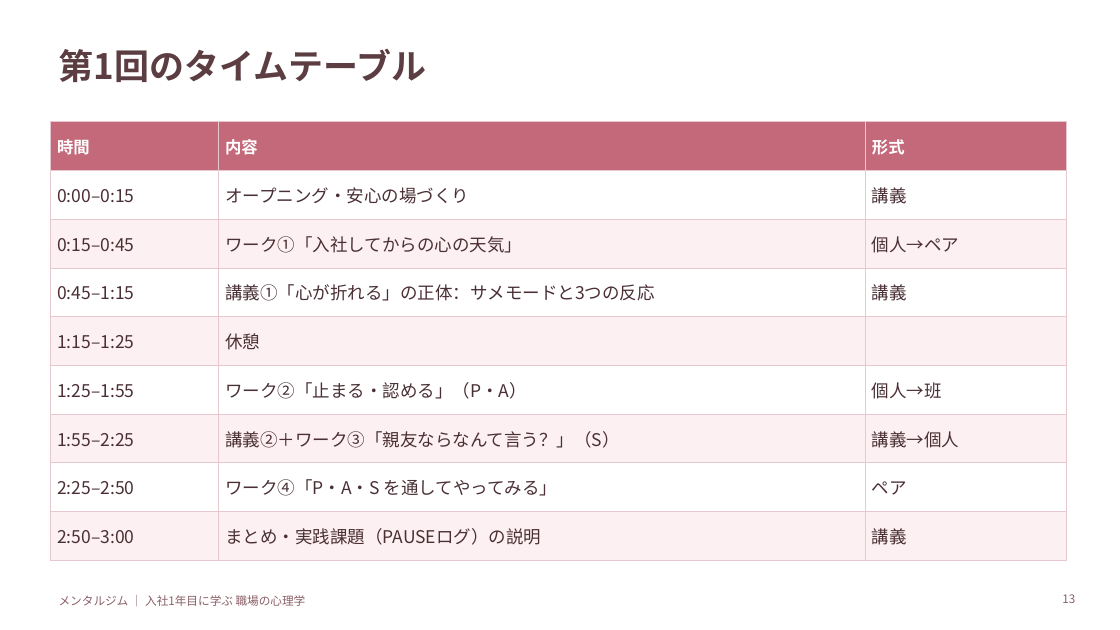
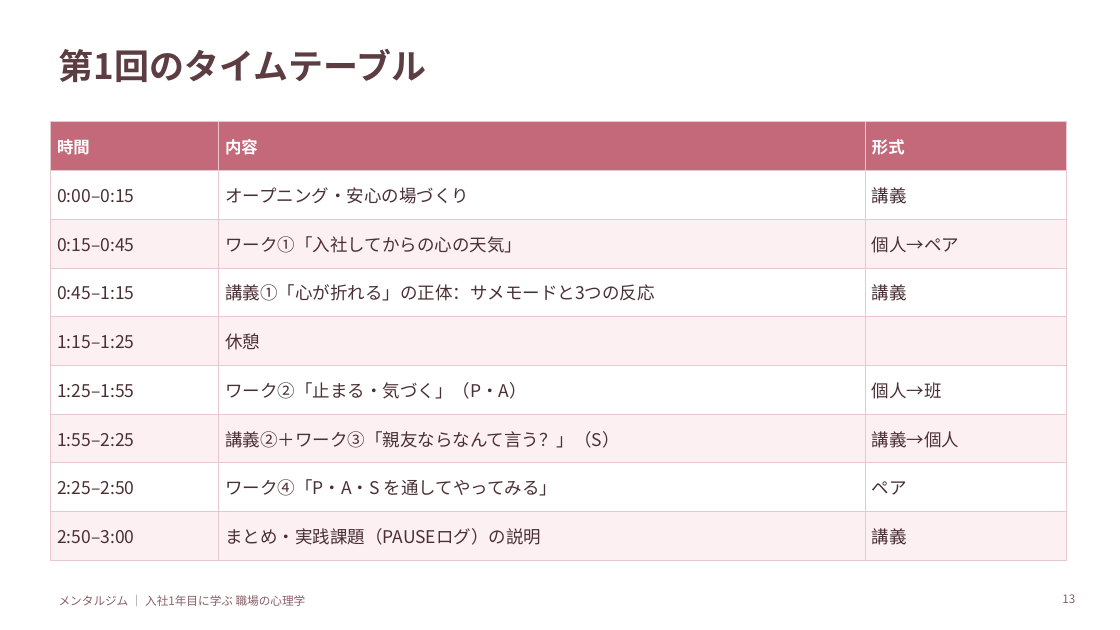
Before and after one commit to cocorest/mentalgym, a slide deck: slide 13 of programs/newcomer-first-year/slides/01_本研修_入社1年目に学ぶ職場の心理学.pptx. Drawn at 1120x630 pixels with LibreOffice and Linux fonts; fonts in the diff are those of the drawing. Boxes give left, top, right and bottom in pixels: in the first picture for what was removed or moved away, otherwise in the second. Text is boxed around its words. In the diff, an @@ line names an element or a change of style, - is before the commit and + after.

```diff
--- a/programs/newcomer-first-year/slides/01_本研修_入社1年目に学ぶ職場の心理学.pptx
+++ b/programs/newcomer-first-year/slides/01_本研修_入社1年目に学ぶ職場の心理学.pptx
@@ table at [50,122,1067,549] @@
-row 6, column 2: ワーク②「止まる・認める」（P・A）
+row 6, column 2: ワーク②「止まる・気づく」（P・A）
```
Also in this commit, not shown: 7 other slides changed, 9 other files.
